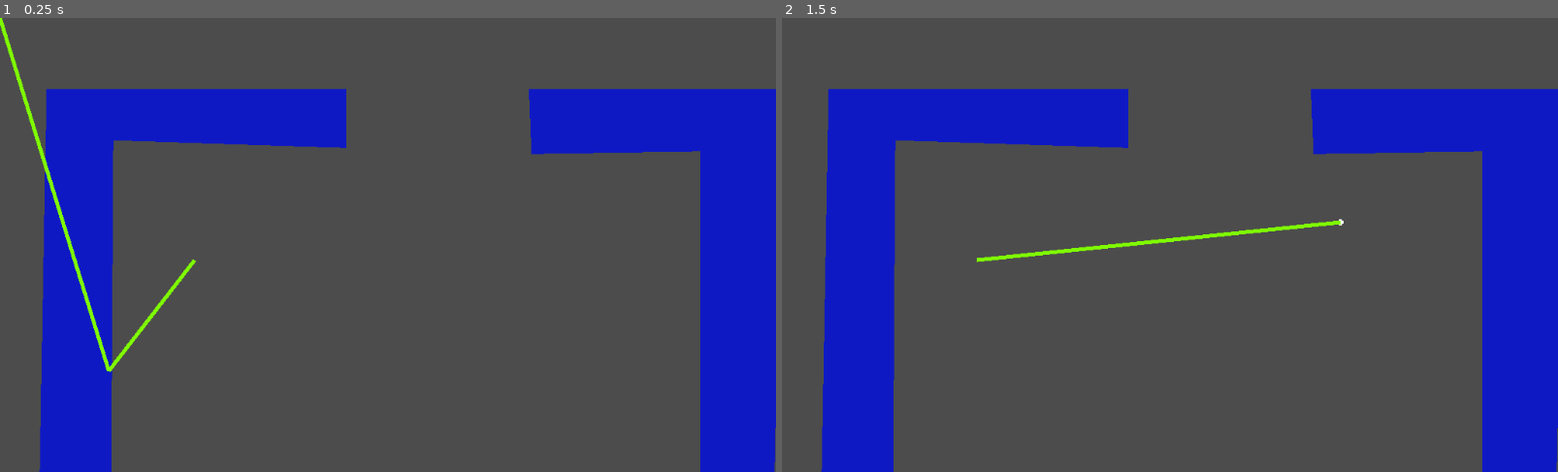
Above: before the commit, frames 1-2 (left to right).
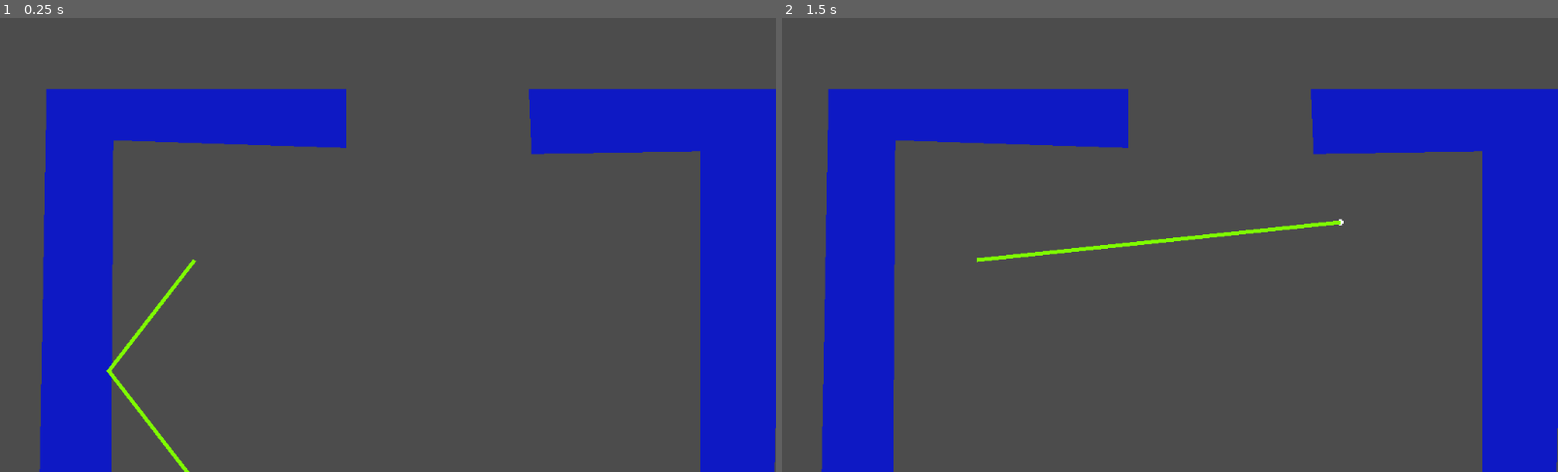
Above: after the commit, the same moments.

Repository: gingergenius/Spotify1962
Game: Godot game, scene res://Room.tscn
Two runs of this game, one before a commit and one after it. Both use one fixed random seed, a clock stepped at 60 frames per second and the inputs below. This scene is started directly instead of the project's main scene.
Inputs (mouse positions are in pixels of both pictures, inside the frame that each line leads up to):
- Up to frame 1 (0.25 s): no input
- Up to frame 2 (1.5 s): tap Enter at 0.5 s; move the mouse to (1340, 222) at 0.52 s; hold D (player_right) 0.53-1.28 s; hold Space (player_pull) 0.53-1.28 s; click (1340, 222) at 0.67 s; move the mouse to (1014, 267) at 1.27 s; hold S (player_down) from 1.28 s (still down); tap Space (player_pull) at 1.35 s

The runs differ from the first frame. In frame 1, 0.6% of the frame differs, in the area x 0-25%, y 0-100%; in frame 2, nothing differs.

Commit message:
Ray reflection works now

Diff:
--- a/RayCast.gd
+++ b/RayCast.gd
@@ -6,6 +6,19 @@
 var ray_cast
 var goal
 var line
+var points
+
+func updateLinePoints(line, points):
+	print (points.size())
+
+	for i in range (points.size()):
+		print("processing point ", i)
+		if line.get_point_count() == i:
+			line.add_point(points[i])
+		else:
+			line.set_point_position(i, points[i])
+	while line.get_point_count() > points.size():
+		line.remove_point(line.get_point_count() - 1)
 
 func _ready():
 	# Called every time the node is added to the scene.
@@ -13,14 +26,17 @@
 	ray_cast = get_node(".")
 	goal = get_node("../Goal")
 	line = get_node("Line")
-	line.set_point_position(0,to_local(ray_cast.position))
+
+func cast_ray(ray_cast, goal, points, depth):
+
+	pass
 
 func _process(delta):
 #	# Called every frame. Delta is time since last frame.
 #	# Update game logic here.
 
-	for i in range(1, line.points.size()-1):
-		line.remove_point(i)
+	points = PoolVector2Array()
+	points.push_back(to_local(ray_cast.position))
 
 	ray_cast.cast_to = to_local(goal.position)
 	var source = ray_cast.position
@@ -29,9 +45,14 @@
 	if (ray_cast.is_colliding()):
 		end = ray_cast.get_collision_point()
 
-	line.add_point(to_local(end))
+	points.push_back(to_local(end))
 
 	if (ray_cast.is_colliding()):
-		var normal = ray_cast.get_collision_normal()
-		var reflected = normal.reflect(source-end)
-		line.add_point(to_local(reflected))
+		var normal = ray_cast.get_collision_normal().normalized()
+		var falling = to_local(get_collision_point())
+		falling = falling.normalized()
+		var reflected = falling.reflect(normal)
+		reflected = - reflected * 2000
+		points.push_back(to_local(end)+reflected)
+
+	updateLinePoints(line, points)
--- a/Room.tscn
+++ b/Room.tscn
@@ -18,7 +18,7 @@
 
 position = Vector2( 21.311, 624.63 )
 script = ExtResource( 1 )
-_sections_unfolded = [ "Visibility" ]
+_sections_unfolded = [ "Transform", "Visibility" ]
 
 [node name="Circle" type="Sprite" parent="Goal" index="0"]
 
